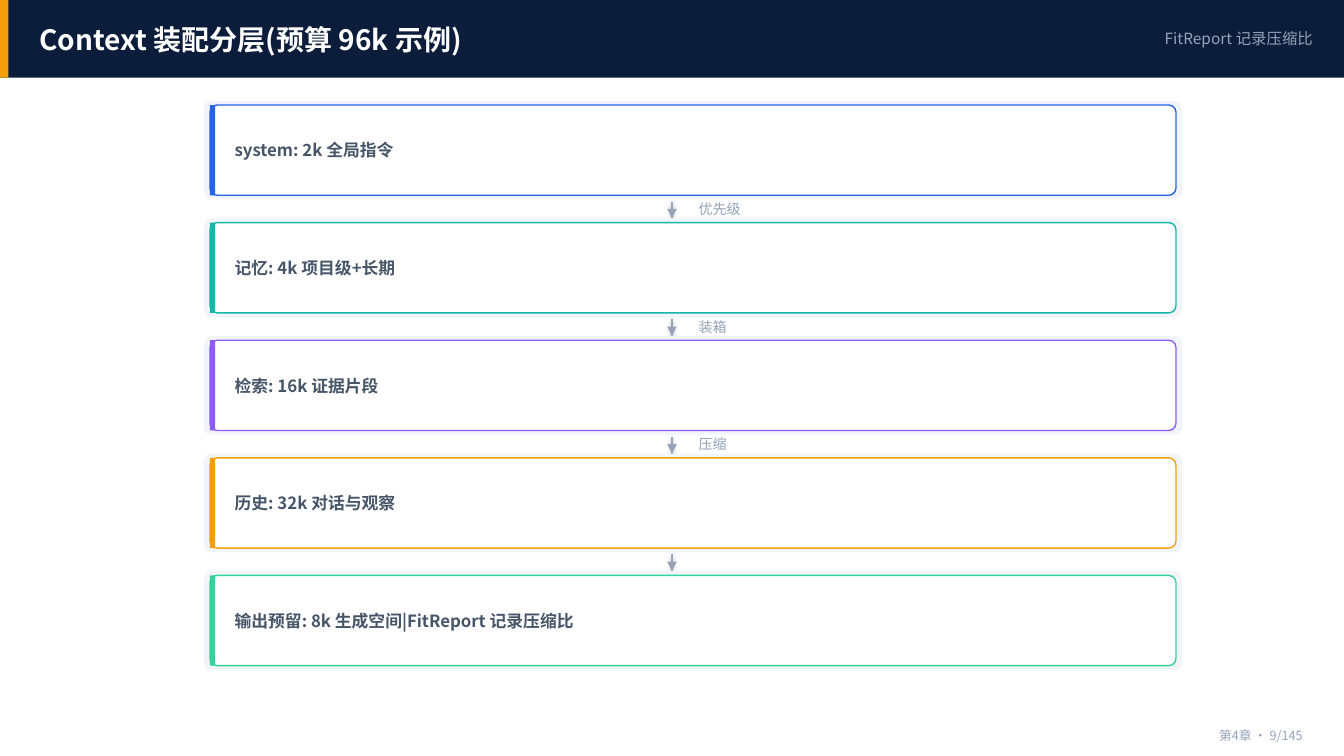
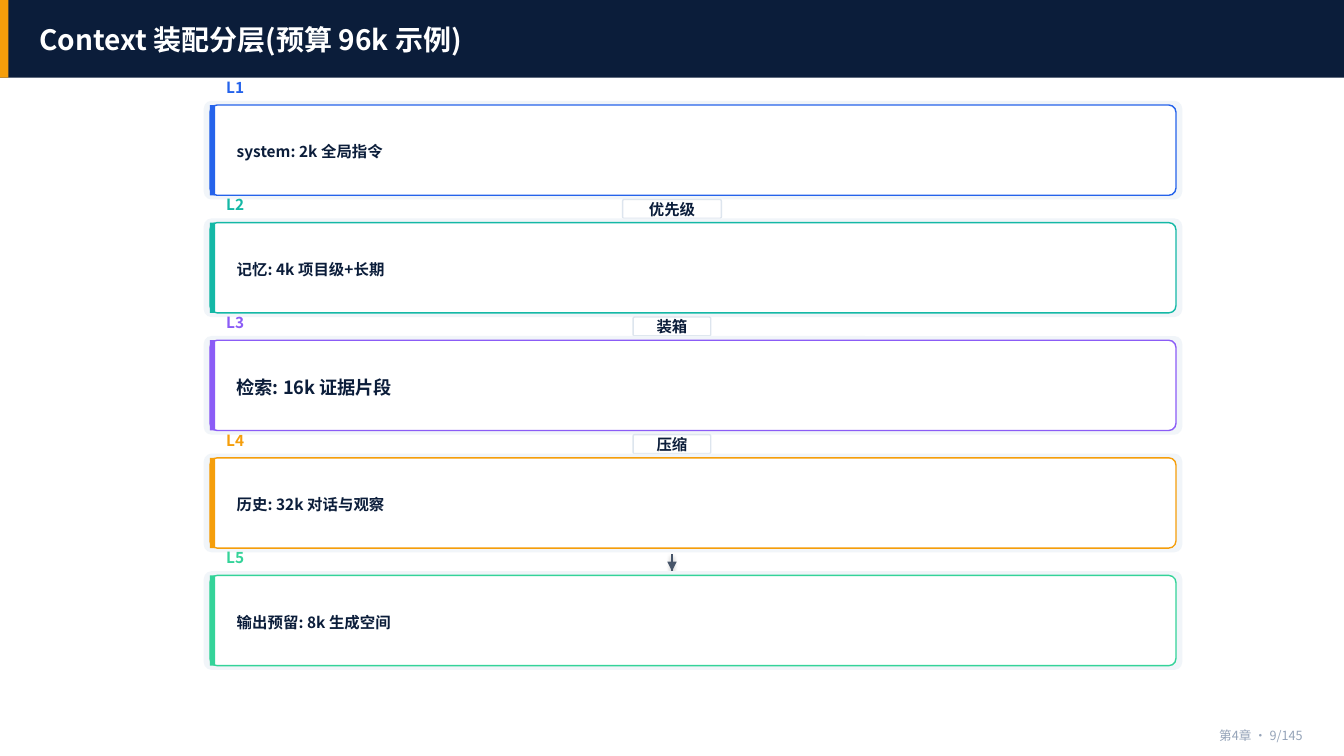
Before and after one commit to tianqiongenze/ai-agent-bootcamp-course, a slide deck: slide 9 of 03-课件PPT/第4章-Context Engineering.pptx. Drawn at 1344x756 pixels with LibreOffice and Linux fonts; fonts in the diff are those of the drawing. Boxes give left, top, right and bottom in pixels: in the first picture for what was removed or moved away, otherwise in the second. Text is boxed around its words. In the diff, an @@ line names an element or a change of style, - is before the commit and + after.

```diff
--- a/03-课件PPT/第4章-Context Engineering.pptx
+++ b/03-课件PPT/第4章-Context Engineering.pptx
@@ text removed at (x1=1165, y1=31, x2=1313, y2=48) @@
-FitReport 记录压缩比
@@ text added at (x1=226, y1=77, x2=244, y2=93), 11 pt, text #2563EB, bold @@
+L1
@@ text added at (x1=226, y1=195, x2=244, y2=210), 11 pt, text #14B8A6, bold @@
+L2
@@ text "优先级" moved from (x1=699, y1=202, x2=741, y2=215) to (x1=649, y1=202, x2=695, y2=217) @@
@@ rounded rectangle added at (x1=623, y1=200, x2=722, y2=219), fill #FFFFFF, outline #DDE5EE 1 pt @@
@@ line (673, 202) - (673, 219): stroke #94A3B8 1.2 pt to #475569 1.4 pt @@
@@ text added at (x1=226, y1=313, x2=244, y2=328), 11 pt, text #8B5CF6, bold @@
+L3
@@ size 10 to 11 pt, text colour #94A3B8 to #0B1D3A, bold on; alignment left to centre in 3 elements at (x1=649, y1=202, x2=695, y2=217), (x1=657, y1=436, x2=688, y2=452), (x1=657, y1=318, x2=688, y2=335) @@
@@ text "装箱" moved from (x1=699, y1=320, x2=727, y2=333) to (x1=657, y1=318, x2=688, y2=335) @@
@@ rounded rectangle added at (x1=633, y1=318, x2=711, y2=337), fill #FFFFFF, outline #DDE5EE 1 pt @@
@@ line (673, 320) - (673, 336): stroke #94A3B8 1.2 pt to #475569 1.4 pt @@
@@ text "检索: 16k 证据片段" at (x1=237, y1=378, x2=393, y2=396): size 12 to 13 pt, text colour #475569 to #0B1D3A; line spacing 1 to 1.15 @@
@@ text added at (x1=226, y1=430, x2=244, y2=446), 11 pt, text #F59E0B, bold @@
+L4
@@ text "压缩" moved from (x1=699, y1=437, x2=727, y2=450) to (x1=657, y1=436, x2=688, y2=452) @@
@@ rounded rectangle added at (x1=633, y1=435, x2=711, y2=454), fill #FFFFFF, outline #DDE5EE 1 pt @@
@@ line (673, 437) - (673, 454): stroke #94A3B8 1.2 pt to #475569 1.4 pt @@
@@ size 12 to 11 pt, text colour #475569 to #0B1D3A; line spacing 1 to 1.15 in 3 elements at (x1=237, y1=144, x2=383, y2=161), (x1=237, y1=262, x2=384, y2=277), (x1=237, y1=497, x2=384, y2=512) @@
@@ text added at (x1=226, y1=548, x2=244, y2=563), 11 pt, text #34D399, bold @@
+L5
@@ fill #94A3B8 to #475569 in 4 elements at (x1=667, y1=209, x2=677, y2=218), (x1=667, y1=327, x2=677, y2=336), (x1=667, y1=445, x2=677, y2=454), (x1=667, y1=562, x2=677, y2=571) @@
@@ line (673, 555) - (673, 572): stroke #94A3B8 1.2 pt to #475569 1.4 pt @@
@@ text at (x1=237, y1=615, x2=391, y2=630): text changed; size 12 to 11 pt; text colour #475569 to #0B1D3A @@
-输出预留: 8k 生成空间|FitReport 记录压缩比
+输出预留: 8k 生成空间
```
Also in this commit, not shown: 29 other slides changed, 37 other files.
